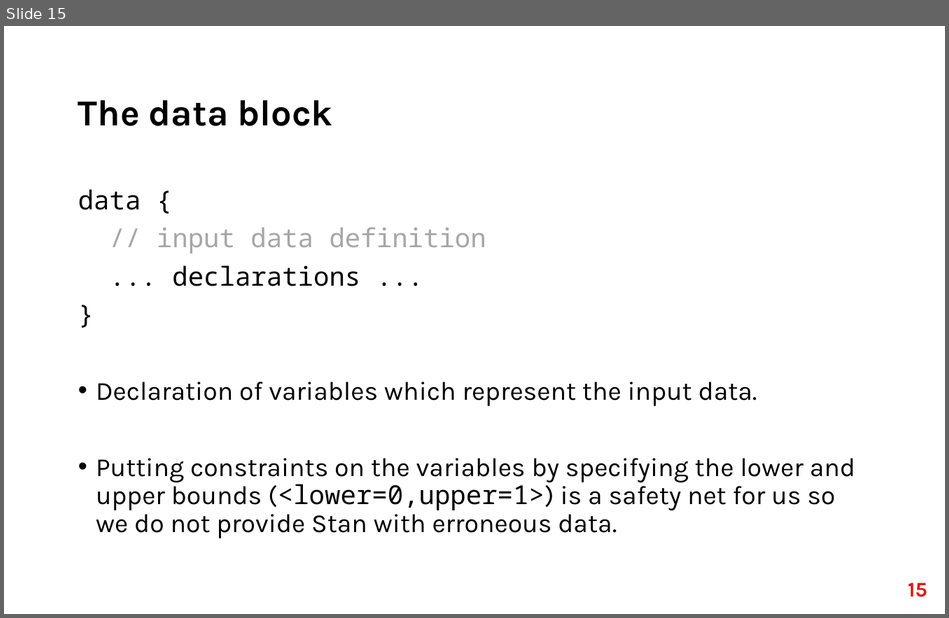
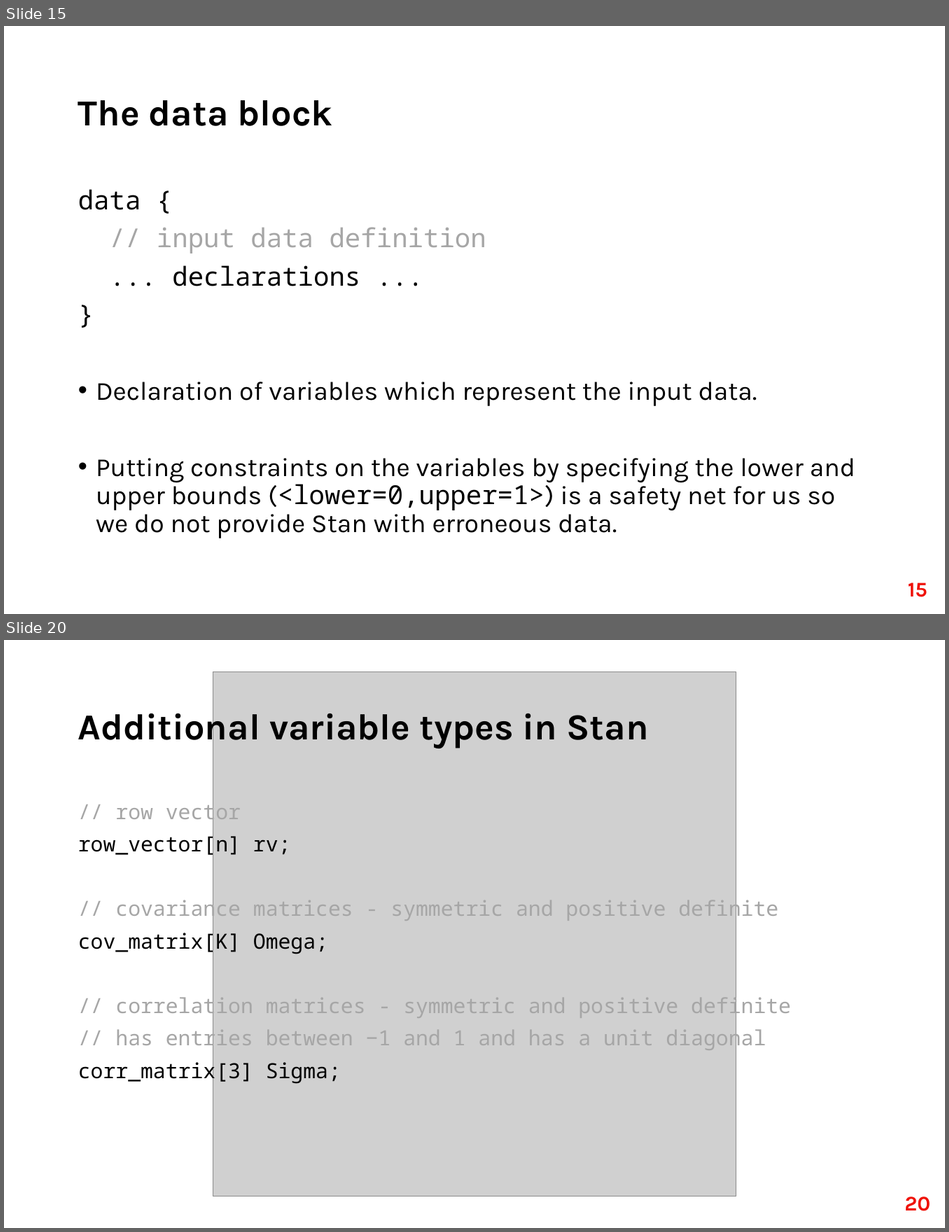
Before and after one commit to fri-datascience/course_bs, a slide deck: Session_03_Probabilistic_programming/Probabilistic_programming.pptx. Shown one above the other, each under a label of ours: slide 15 before the commit, slides 15 and 20 after it; the slides between them are not shown. The pictures are 949x618 and 949x1232 pixels, drawn with LibreOffice and Linux fonts; fonts in the diff are those of the drawing; grey boxes stand for pictures. Boxes give left, top, right and bottom in pixels: in the first picture for what was removed or moved away, otherwise in the second. Text is boxed around its words. In the diff, an @@ line names an element or a change of style, - is before the commit and + after.

```diff
--- a/Session_03_Probabilistic_programming/Probabilistic_programming.pptx
+++ b/Session_03_Probabilistic_programming/Probabilistic_programming.pptx
@@ slide 20 added at [4, 640, 945, 1228], background #FFFFFF @@
@@ picture added at [213, 672, 736, 1196] @@
@@ title added at [78, 706, 649, 748], 28 pt, text #000000, bold @@
+Additional variable types in Stan
@@ text added at [78, 800, 791, 1084], 16 pt, text #A6A6A6 @@
+// row vector
+row_vector[n] rv;
+// covariance matrices - symmetric and positive definite
+cov_matrix[K] Omega;
+// correlation matrices - symmetric and positive definite
+// has entries between −1 and 1 and has a unit diagonal
+corr_matrix[3] Sigma;
@@ page number added at [904, 1196, 930, 1211], 16 pt, text #EF1209, bold @@
+20
```
Also in this commit, not shown: 4 slides changed, 16 other slides added, 2 other files.
